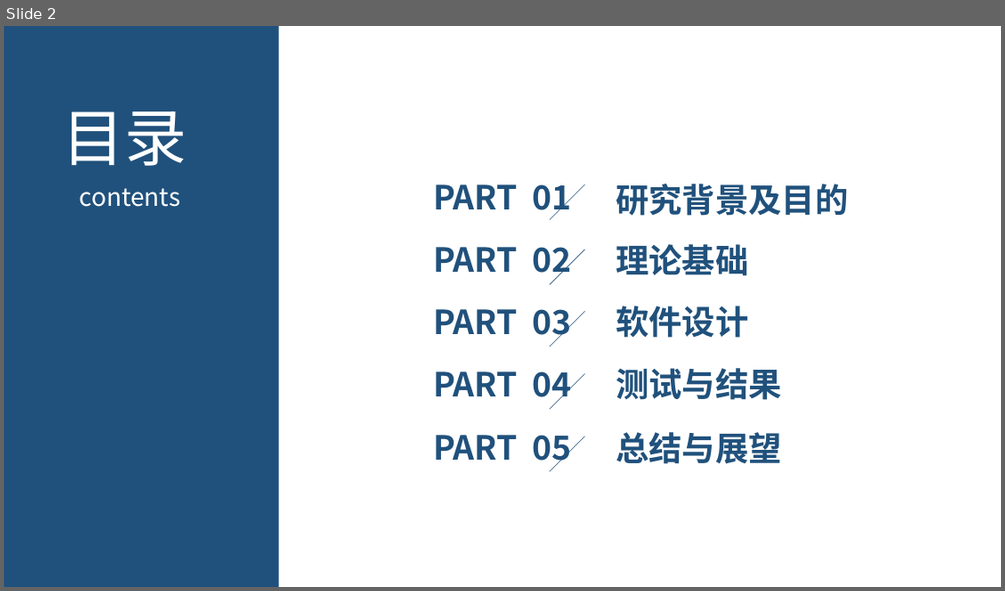
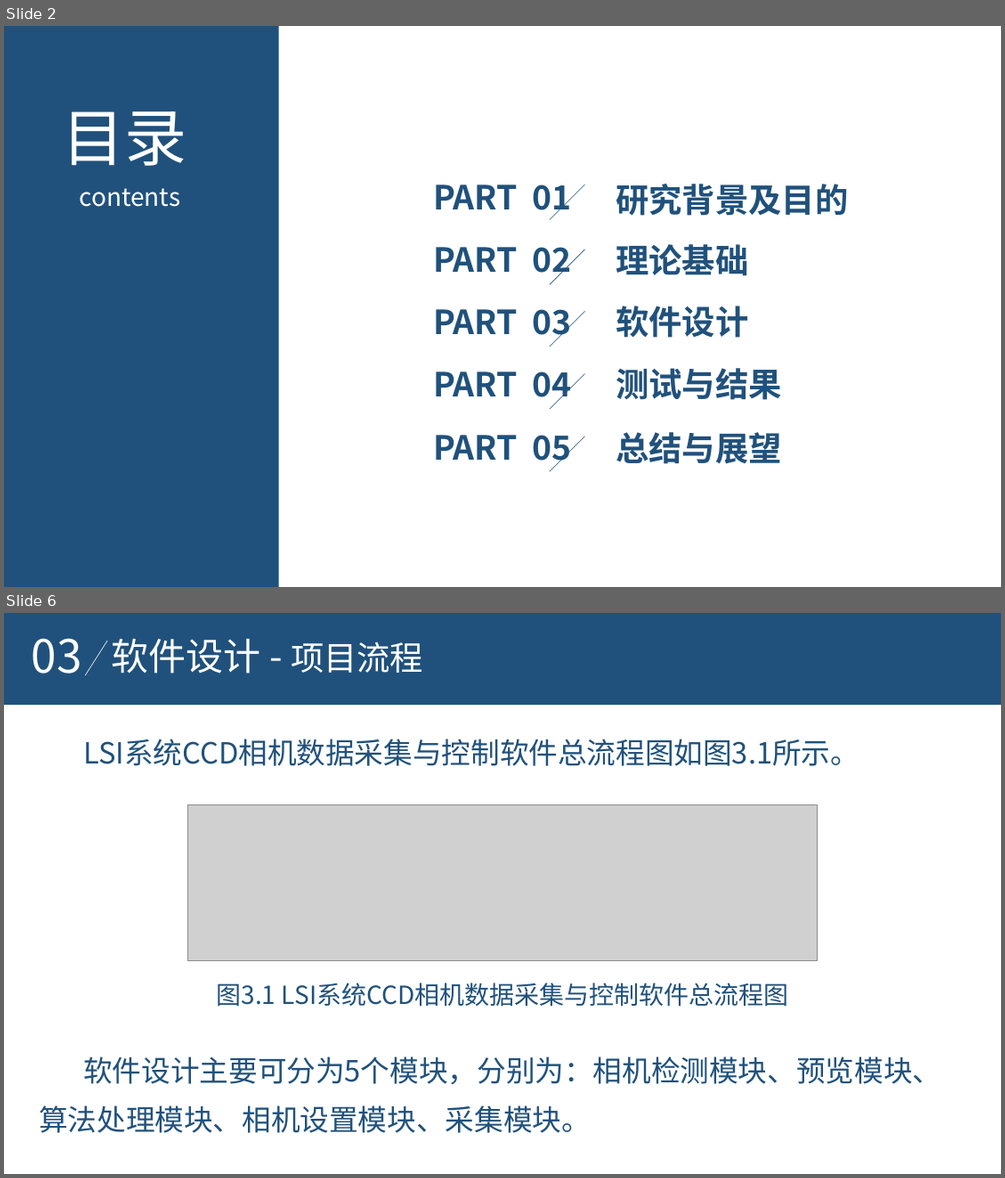
Before and after one commit to aihes/PylonCamera, a slide deck: paper/激光散斑系统CCD相机数据采集控制软件设计.ppt. Shown one above the other, each under a label of ours: slide 2 before the commit, slides 2 and 6 after it; the slides between them are not shown. The pictures are 1005x591 and 1005x1178 pixels, drawn with LibreOffice and Linux fonts; fonts in the diff are those of the drawing; grey boxes stand for pictures; background and template pictures are left out. Boxes give left, top, right and bottom in pixels: in the first picture for what was removed or moved away, otherwise in the second. Text is boxed around its words. In the diff, an @@ line names an element or a change of style, - is before the commit and + after.

```diff
--- a/paper/激光散斑系统CCD相机数据采集控制软件设计.ppt
+++ b/paper/激光散斑系统CCD相机数据采集控制软件设计.ppt
@@ slide 6 added at [4,613,1001,1174], background picture (left out) @@
@@ rectangle added at [4,613,1000,705], fill #20517C @@
@@ text added at [32,638,82,674], 44 pt, text #FFFFFF @@
+03
@@ text added at [112,638,423,674], 36 pt, text #FFFFFF @@
+软件设计 - 项目流程
@@ line added from (107, 641) to (85, 676), #FFFFFF 0.51 pt @@
@@ text added at [83,738,859,766], 28 pt, text #20517C @@
+LSI系统CCD相机数据采集与控制软件总流程图如图3.1所示。
@@ picture added at [188,805,817,960] @@
@@ text added at [217,982,788,1006], 24 pt, text #20517C @@
+图3.1 LSI系统CCD相机数据采集与控制软件总流程图
@@ text added at [39,1056,941,1133], 28 pt, text #20517C @@
+软件设计主要可分为5个模块，分别为：相机检测模块、预览模块、算法处理模块、相机设置模块、采集模块。
```
Also in this commit, not shown: 10 slides changed, 1 other slide added, 7 slides removed, 4 other files.
